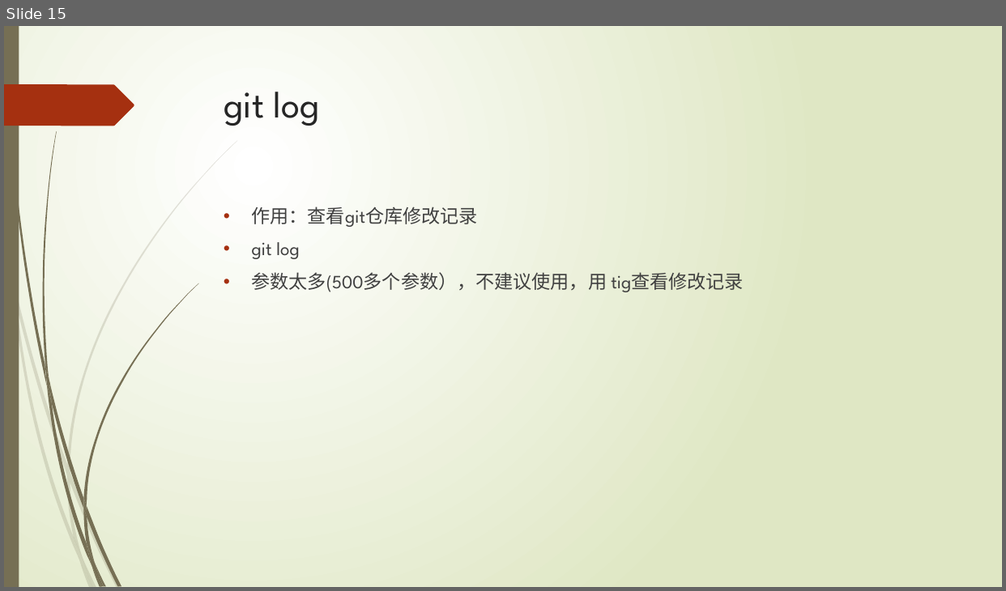
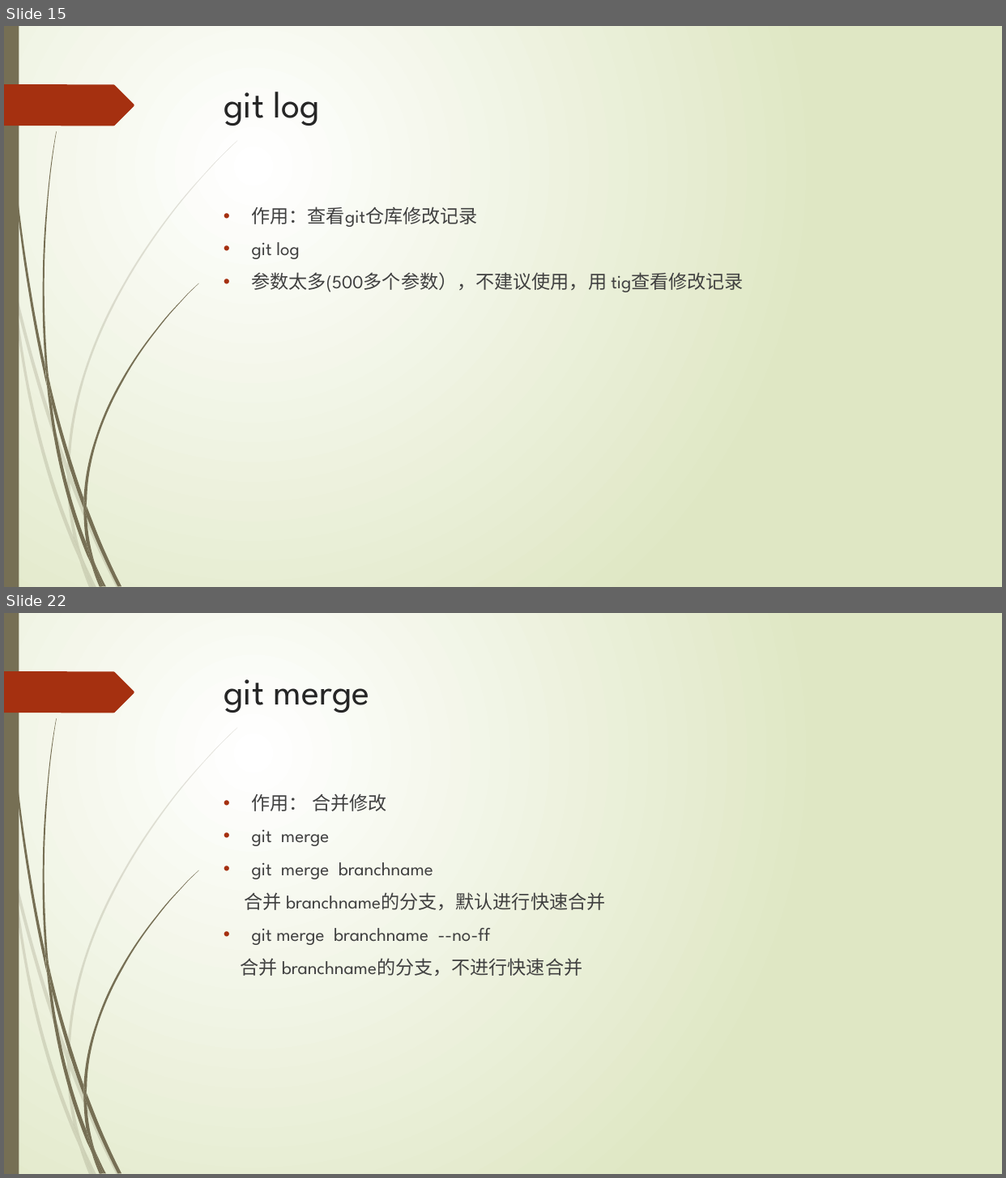
Before and after one commit to watercolor/gitppt, a slide deck: Git.pptx. Shown one above the other, each under a label of ours: slide 15 before the commit, slides 15 and 22 after it; the slides between them are not shown. The pictures are 1006x591 and 1006x1178 pixels, drawn with LibreOffice and Linux fonts; fonts in the diff are those of the drawing. Boxes give left, top, right and bottom in pixels: in the first picture for what was removed or moved away, otherwise in the second. Text is boxed around its words. In the diff, an @@ line names an element or a change of style, - is before the commit and + after.

```diff
--- a/Git.pptx
+++ b/Git.pptx
@@ slide 22 added at [4,613,1002,1174], background gradient #FFFFFF to #DFE8C4; not listed: 24 template elements that a slide beside it also shows @@
@@ title added at [224,679,370,713], 36 pt, text #262626 @@
+git merge
@@ text added at [241,794,605,976], 18 pt, text #404040 @@
+• 作用： 合并修改
+• git merge
+• git merge branchname
+合并 branchname的分支，默认进行快速合并
+• git merge branchname --no-ff
+合并 branchname的分支，不进行快速合并
```
Also in this commit, not shown: 9 slides changed, 4 other slides added.
